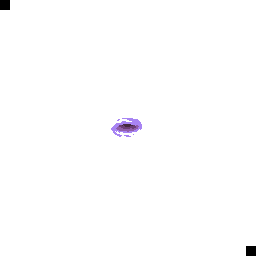
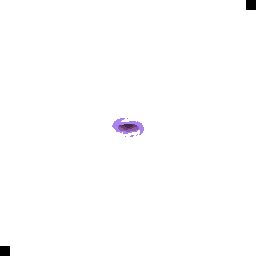
Comparing the layer stacks of the two w=256, h=256 images. Changes:
hid "레이어 16", painted on it over [111, 118, 144, 137]
showed "레이어 1", painted on it over [112, 118, 144, 137]
painted on "frame" over [0, 0, 256, 256]
